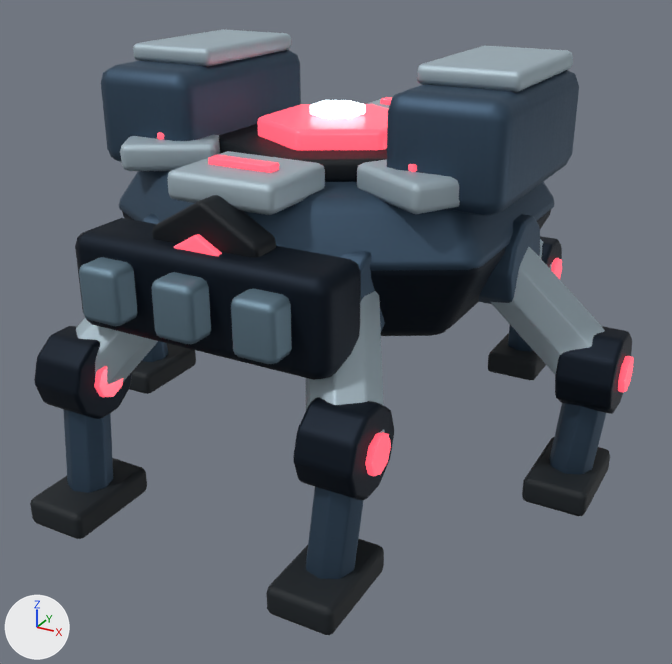
The Blender file art/bastion-3d/models/Enemies/t3_brute.blend, before and after one commit.
Before and after are seen from a 50 mm camera at (1.74, -3.18, 2.04) aimed at (0.06, -0.12, 0.5). The axes (+X, +Y, +Z) are drawn at lower left. The lights are the same throughout. The older version comes first.
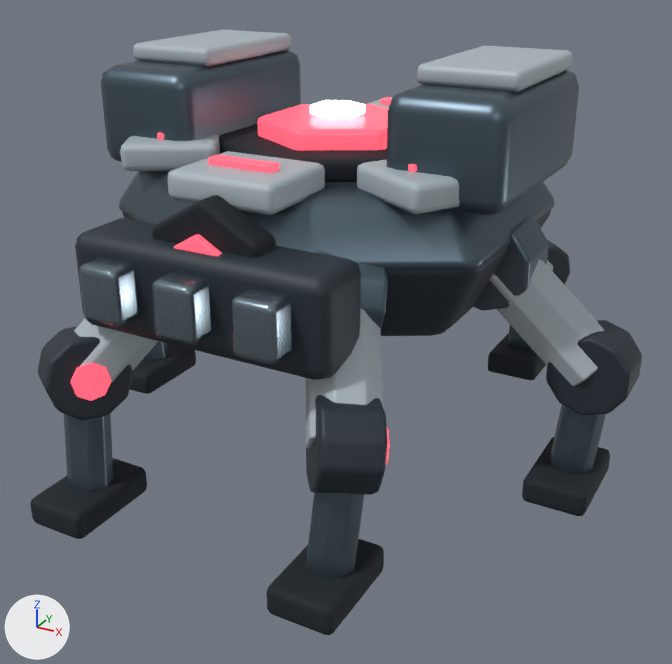
Diff of the bpy script that builds the scene:
```diff
--- a/art/bastion-3d/models/Enemies/t3_brute.blend.py
+++ b/art/bastion-3d/models/Enemies/t3_brute.blend.py
@@ mat_bastion_graphite @@
 n0 = _N.new('ShaderNodeBsdfPrincipled'); n0.name = 'Principled BSDF'
-n0.inputs[0].default_value = (0.0075, 0.0144, 0.0262, 1.0)  # 'Base Color', dark blue #15202d
-n0.inputs[1].default_value = 0.78  # 'Metallic'
+n0.inputs[0].default_value = (0.0222, 0.0331, 0.0467, 1.0)  # 'Base Color', dark blue #29333d
+n0.inputs[1].default_value = 0.16  # 'Metallic'
 n1 = _N.new('ShaderNodeOutputMaterial'); n1.name = 'Material Output'
-n2 = _N.new('ShaderNodeTexImage'); n2.name = 'Alloy_Roughness'
-n2.image = img_alloy_roughness
+n3 = _N.new('ShaderNodeTexImage'); n3.name = 'Bastion_Graphite_Roughness'
+n3.image = img_bastion_graphite_roughness
 _L.new(n0.outputs[0], n1.inputs[0])  # 'BSDF' to 'Surface'
-_L.new(n2.outputs[0], n0.inputs[2])  # 'Color' to 'Roughness'
+_L.new(n3.outputs[0], n0.inputs[2])  # 'Color' to 'Roughness'
@@ mat_bastion_gunmetal @@
 n0 = _N.new('ShaderNodeBsdfPrincipled'); n0.name = 'Principled BSDF'
-n0.inputs[0].default_value = (0.0513, 0.0931, 0.147, 1.0)  # 'Base Color', dark blue #40566b
-n0.inputs[1].default_value = 0.78  # 'Metallic'
+n0.inputs[0].default_value = (0.0999, 0.141, 0.175, 1.0)  # 'Base Color', greyish blue #596974
+n0.inputs[1].default_value = 0.82  # 'Metallic'
 n1 = _N.new('ShaderNodeOutputMaterial'); n1.name = 'Material Output'
-n2 = _N.new('ShaderNodeTexImage'); n2.name = 'Alloy_Roughness'
-n2.image = img_alloy_roughness
+n3 = _N.new('ShaderNodeTexImage'); n3.name = 'Bastion_Gunmetal_Roughness'
+n3.image = img_bastion_gunmetal_roughness
 _L.new(n0.outputs[0], n1.inputs[0])  # 'BSDF' to 'Surface'
-_L.new(n2.outputs[0], n0.inputs[2])  # 'Color' to 'Roughness'
+_L.new(n3.outputs[0], n0.inputs[2])  # 'Color' to 'Roughness'
@@ mat_bastion_edgealloy @@
 n0 = _N.new('ShaderNodeBsdfPrincipled'); n0.name = 'Principled BSDF'
-n0.inputs[0].default_value = (0.159, 0.25, 0.319, 1.0)  # 'Base Color', blue #6f8999
-n0.inputs[1].default_value = 0.74  # 'Metallic'
+n0.inputs[0].default_value = (0.198, 0.254, 0.296, 1.0)  # 'Base Color', greyish blue #7b8a94
+n0.inputs[1].default_value = 0.9  # 'Metallic'
 n1 = _N.new('ShaderNodeOutputMaterial'); n1.name = 'Material Output'
-n2 = _N.new('ShaderNodeTexImage'); n2.name = 'Alloy_Roughness'
-n2.image = img_alloy_roughness
+n3 = _N.new('ShaderNodeTexImage'); n3.name = 'Bastion_EdgeAlloy_Roughness'
+n3.image = img_bastion_edgealloy_roughness
 _L.new(n0.outputs[0], n1.inputs[0])  # 'BSDF' to 'Surface'
-_L.new(n2.outputs[0], n0.inputs[2])  # 'Color' to 'Roughness'
+_L.new(n3.outputs[0], n0.inputs[2])  # 'Color' to 'Roughness'
@@ ob_hip_bearing @@
 ob_hip_bearing.location = (0.0, 0.0, 0.0)
-ob_hip_bearing.rotation_euler = (0.0, 1.571, 0.0)  # degrees (0, 90, 0)
+ob_hip_bearing.rotation_euler = (-1.777, 0.929, -1.104)  # degrees (-102, 53, -63)
@@ ob_knee_bearing @@
 ob_knee_bearing.location = (0.0, 0.0, 0.0)
-ob_knee_bearing.rotation_euler = (0.0, 1.571, 0.0)  # degrees (0, 90, 0)
+ob_knee_bearing.rotation_euler = (-1.777, 0.929, -1.104)  # degrees (-102, 53, -63)
@@ ob_joint_light @@
 ob_joint_light.parent = ob_knee
-ob_joint_light.location = (0.117, 0.0, 0.0)
-ob_joint_light.rotation_euler = (0.0, 1.571, 0.0)  # degrees (0, 90, 0)
+ob_joint_light.location = (0.0937, 0.0686, -0.0143)
+ob_joint_light.rotation_euler = (-1.777, 0.929, -1.104)  # degrees (-102, 53, -63)
@@ ob_hip_bearing_001 @@
 ob_hip_bearing_001.location = (0.0, 0.0, 0.0)
-ob_hip_bearing_001.rotation_euler = (0.0, 1.571, 0.0)  # degrees (0, 90, 0)
+ob_hip_bearing_001.rotation_euler = (-1.571, 0.0, 0.0)  # degrees (-90, 0, 0)
@@ ob_knee_bearing_001 @@
 ob_knee_bearing_001.location = (0.0, 0.0, 0.0)
-ob_knee_bearing_001.rotation_euler = (0.0, 1.571, 0.0)  # degrees (0, 90, 0)
+ob_knee_bearing_001.rotation_euler = (-1.571, 0.0, 0.0)  # degrees (-90, 0, 0)
@@ ob_knee_bearing_002 @@
 ob_knee_bearing_002.location = (0.0, 0.0, 0.0)
-ob_knee_bearing_002.rotation_euler = (0.0, 1.571, 0.0)  # degrees (0, 90, 0)
+ob_knee_bearing_002.rotation_euler = (-1.365, -0.929, 0.773)  # degrees (-78, -53, 44)
@@ ob_joint_light_002 @@
 ob_joint_light_002.parent = ob_knee_002
-ob_joint_light_002.location = (0.117, 0.0, 0.0)
+ob_joint_light_002.location = (-0.0937, 0.0686, 0.0143)
 ob_joint_light_002.rotation_euler = (0.0, 1.571, 0.0)  # degrees (0, 90, 0)
@@ ob_knee_bearing_005 @@
 ob_knee_bearing_005.location = (0.0, 0.0, 0.0)
-ob_knee_bearing_005.rotation_euler = (0.0, 1.571, 0.0)  # degrees (0, 90, 0)
+ob_knee_bearing_005.rotation_euler = (1.365, 0.929, 0.773)  # degrees (78, 53, 44)
@@ ob_joint_light_005 @@
 ob_joint_light_005.parent = ob_knee_005
-ob_joint_light_005.location = (0.117, 0.0, 0.0)
-ob_joint_light_005.rotation_euler = (0.0, 1.571, 0.0)  # degrees (0, 90, 0)
+ob_joint_light_005.location = (0.0937, -0.0686, 0.0143)
+ob_joint_light_005.rotation_euler = (1.365, 0.929, 0.773)  # degrees (78, 53, 44)
```

Location of each change, [x1, y1, x2, y2] in pixels of the pictures (672 x 664 px):
'Forward_ram', surface changed (lighter): [75, 218, 361, 380] in both
'Heavy_shoulder.001', surface changed: [387, 70, 579, 216] in both
'Main_carapace', surface changed: [119, 170, 555, 270] in both
'Heavy_shoulder', surface changed: [101, 50, 301, 162] in both
'Knee_bearing', surface changed, turned: before [293, 397, 394, 500]; after [306, 395, 388, 495]
'Ventral_hull', surface changed: [122, 210, 551, 336] in both
'Knee_bearing.001', surface changed, turned: before [555, 326, 632, 414]; after [546, 320, 642, 415]
'Knee_bearing.005', surface changed, turned: before [34, 326, 132, 419]; after [38, 326, 133, 420]
'Ram_tooth.002', surface changed: [231, 288, 292, 364] in both
'Ram_tooth.001', surface changed: [151, 272, 211, 344] in both
'Hip_bearing.001', surface changed, turned: before [479, 214, 540, 304]; after [474, 215, 548, 310]
'Ram_tooth', surface changed: [79, 257, 138, 326] in both
'Hip_bearing', surface changed, turned: before [341, 251, 385, 331]; after [314, 250, 388, 328]
'Joint_light.005', moved, turned: before [94, 366, 123, 397]; after [71, 363, 111, 401]
'Knee_bearing.002', surface changed, turned: before [540, 236, 562, 268]; after [547, 240, 570, 285]
'Joint_light', moved, turned (mostly hidden afterwards): before [365, 432, 391, 476]; after [386, 428, 390, 464]
'Lower_link.004', surface changed: [149, 341, 168, 360] in both
'Joint_light.002', moved (not visible afterwards): before [551, 258, 562, 279]
'Hip_bearing.005', surface changed: [142, 214, 159, 224] in both
